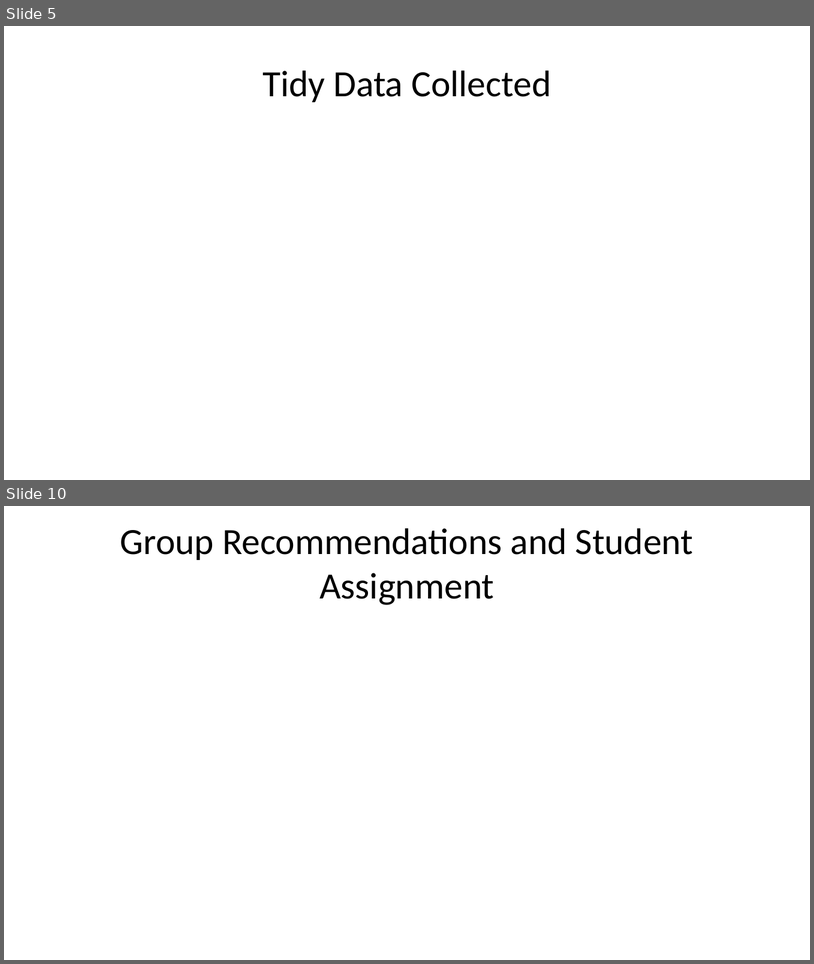
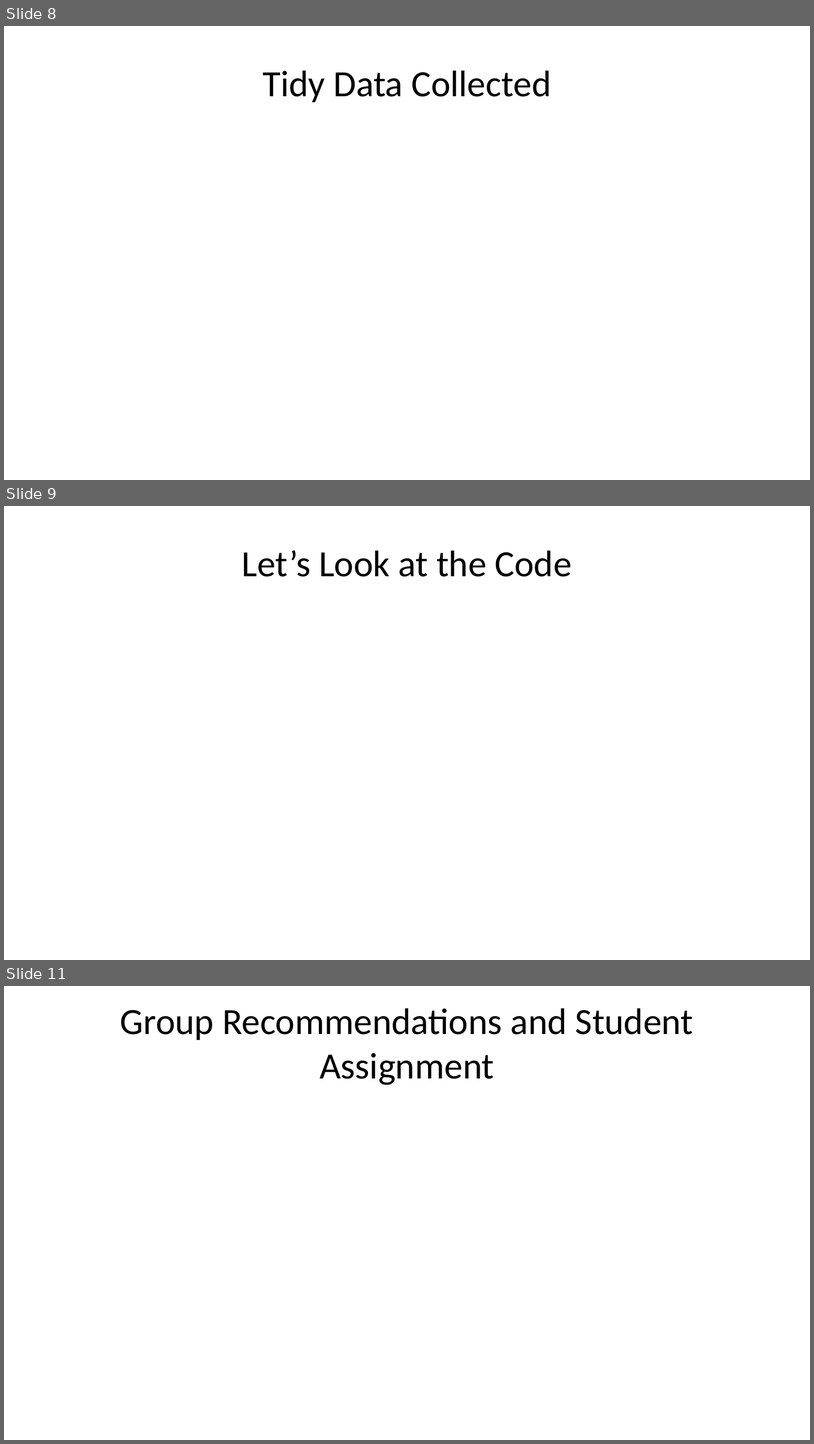
Before and after one commit to deancallahan25/Data322MiniProject, a slide deck: presentation.pptx. Shown one above the other, each under a label of ours: slides 5 and 10 before the commit, slides 8, 9 and 11 after it; the slides between them are not shown. The pictures are 814x964 and 814x1444 pixels, drawn with LibreOffice and Linux fonts; fonts in the diff are those of the drawing. Boxes give left, top, right and bottom in pixels: in the first picture for what was removed or moved away, otherwise in the second. Text is boxed around its words. In the diff, an @@ line names an element or a change of style, - is before the commit and + after.

```diff
--- a/presentation.pptx
+++ b/presentation.pptx
@@ slide 9 added at (4,506,810,960), background #FFFFFF @@
@@ title added at (242,550,572,577), 33 pt, text #000000 @@
+Let’s Look at the Code
@@ what was slide 5 is now slide 8 @@
@@ what was slide 10 is now slide 11 @@
```
Also in this commit, not shown: 3 slides changed, 3 other slides added, 2 slides removed, 2 other files.
